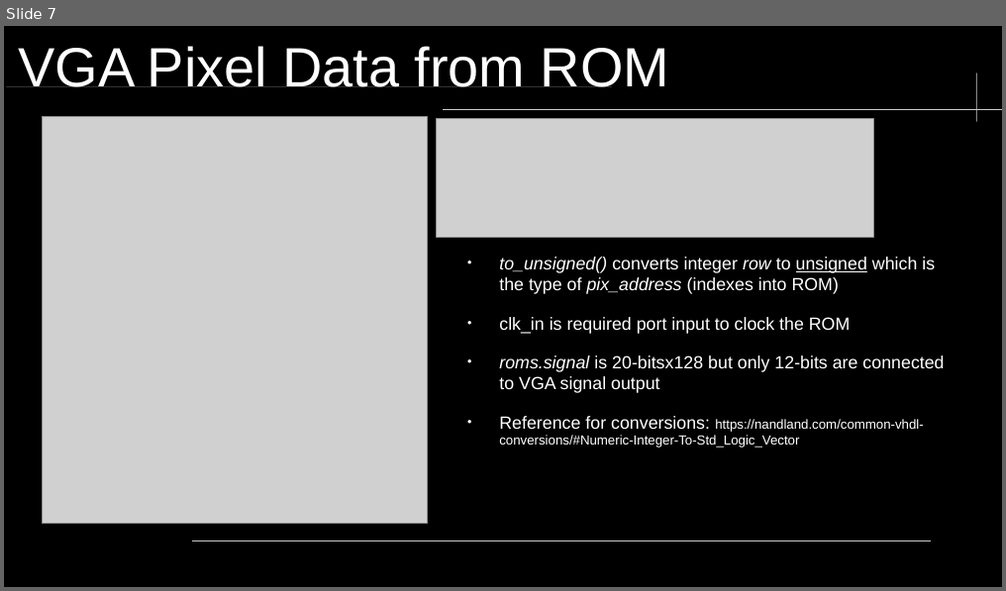
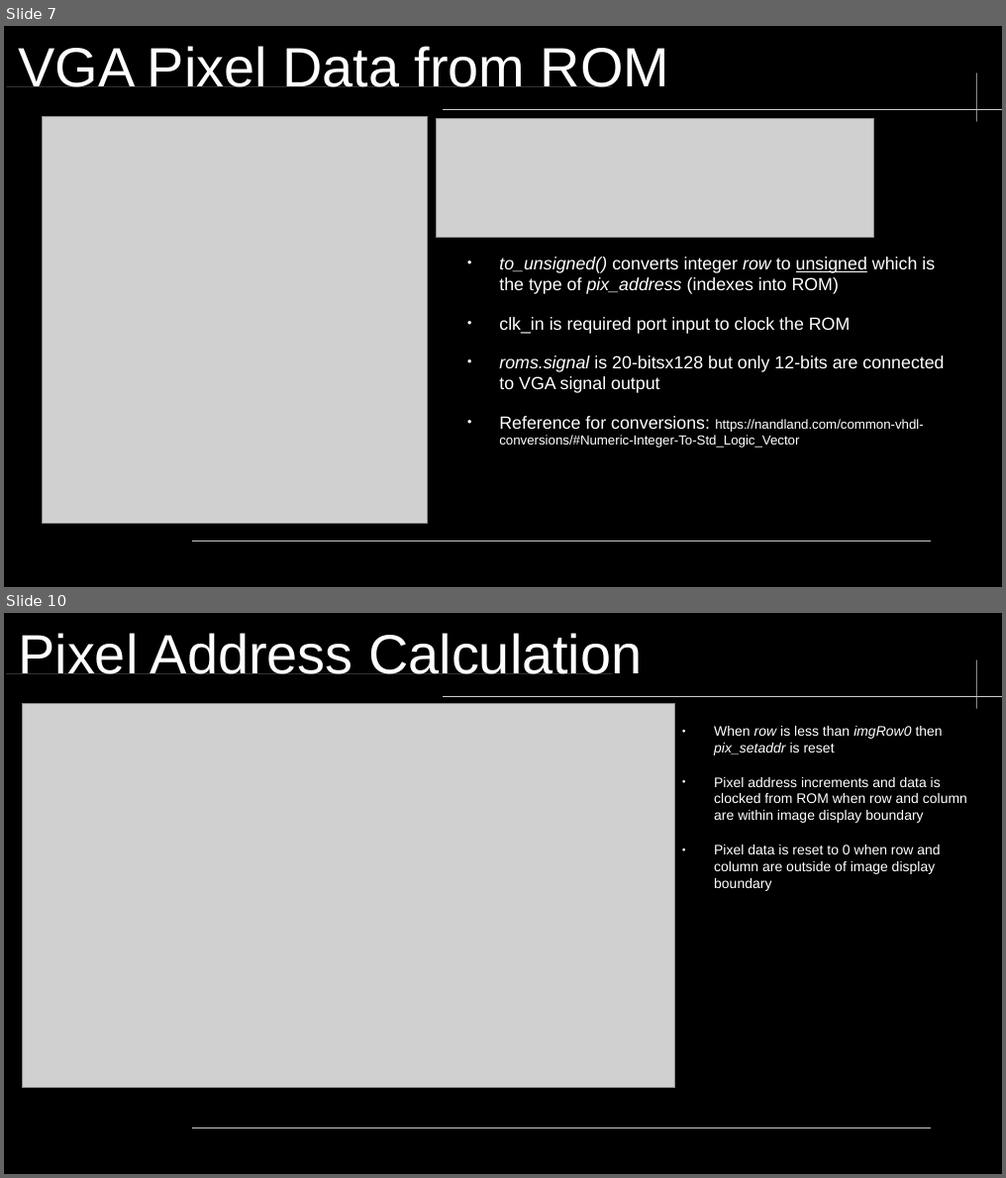
Before and after one commit to neiderm/retro_comp_fpga, a slide deck: docs/soc_t80_vga_mux.odp. Shown one above the other, each under a label of ours: slide 7 before the commit, slides 7 and 10 after it; the slides between them are not shown. The pictures are 1006x591 and 1006x1178 pixels, drawn with LibreOffice and Linux fonts; fonts in the diff are those of the drawing; grey boxes stand for pictures; background and template pictures are left out. Boxes give left, top, right and bottom in pixels: in the first picture for what was removed or moved away, otherwise in the second. Text is boxed around its words. In the diff, an @@ line names an element or a change of style, - is before the commit and + after.

Commit message:
RGB image pattern.

```diff
--- a/docs/soc_t80_vga_mux.odp
+++ b/docs/soc_t80_vga_mux.odp
@@ slide 10 added at (4, 613, 1002, 1174), background #000000; not listed: 4 template elements that a slide beside it also shows @@
@@ title added at (18, 633, 642, 674), 44 pt, text #FFFFFF @@
+Pixel Address Calculation
@@ picture added at (22, 703, 675, 1088) @@
@@ text added at (714, 726, 967, 891), 11 pt, text #FFFFFF @@
+● When row is less than imgRow0 then pix_setaddr is reset
+● Pixel address increments and data is clocked from ROM when row and column are within image display boundary
+● Pixel data is reset to 0 when row and column are outside of image display boundary
```
Also in this commit, not shown: 2 other slides added, 2 other files.
